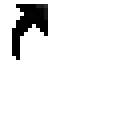
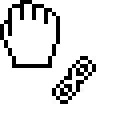
Layer changes from the first 128 × 128 image to the second:
added layer "Link" above "Arrow" over [52, 56, 96, 104]
added layer "Arrow" above "Pasted Layer" over [0, 0, 60, 68]
hid "Pasted Layer" over [8, 0, 52, 64]
